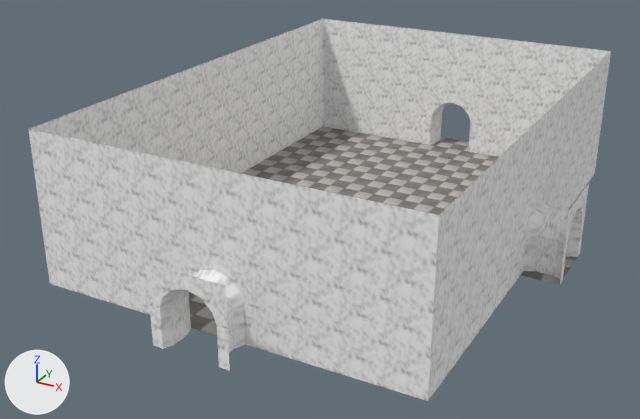
What one commit did to the glTF model assets/Art/Models/Room11.glb.
Camera for both pictures: a 50 mm lens placed at (-24.88, -69.7, 10.44), pointed at (-35.59, -50.24, 0.72). Arrows for +X, +Y and +Z are at lower left; the lights stay in place. The older version comes first. Where no turn or scale is listed for an object, it has been applied to the vertices. Vertices at exactly the same position are counted once.

Names of what the first picture shows: 'Room11Floor', 'Room11Walls'.
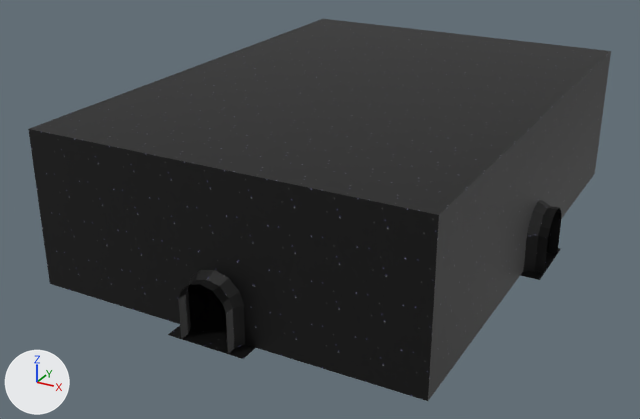
What differs and where, as boxes (x1, y1, x2, y2) in the pictures (640 x 419 px; the box of a moved part takes in the faces that stretch with it):
'Room11Walls', deleted
    before: (28, 19, 611, 401)
'Room11_Doorway4_Half2', added
    after: (28, 129, 439, 401)
'Room11_Floor_Floor8', added
    after: (29, 19, 611, 215)
'Room11_Walls_Wall42', added
    after: (428, 52, 611, 400)
'Room11Floor', reshaped (mostly hidden afterwards)
    before: (188, 126, 577, 336)
    after: (168, 248, 561, 359)
part 1 of me_mesh_024, added
    after: (168, 326, 255, 359)
part 2 of me_mesh_024, moved or reshaped (not visible afterwards)
    before: (431, 137, 469, 152)
part 3 of me_mesh_024, moved or reshaped
    before: (520, 256, 577, 285)
    after: (520, 248, 561, 280)
part 4 of me_mesh_024, recoloured
    before: (188, 126, 577, 336)
    after: (188, 248, 561, 339)

Diff of the bpy script that builds the scene:
```diff
--- a/assets/Art/Models/Room11.glb.py
+++ b/assets/Art/Models/Room11.glb.py
@@ mat_f3dlite_material @@
+mat_f3dlite_material = bpy.data.materials.new('f3dlite_material')
+# uses the picture img_stars
@@ mat_f3dlite_material_003 @@
+mat_f3dlite_material_003 = bpy.data.materials.new('f3dlite_material.003')
+# uses the picture img_stars
@@ mat_f3dlite_material_006 @@
+mat_f3dlite_material_006 = bpy.data.materials.new('f3dlite_material.006')
+# uses the picture img_stars
@@ mat_f3dlite_material_004 @@
+mat_f3dlite_material_004 = bpy.data.materials.new('f3dlite_material.004')
+# uses the picture img_stars
@@ me_mesh_024 @@
 # verts and faces of me_mesh_024; kept vertices keep their numbers, new ones are numbered from 171
-me_mesh_024.from_pydata(...)  # 171 vertices, 288 faces; spans x -40.0..-29.0, y -56.0..-41.0, z 0.0
+me_mesh_024.from_pydata(...)  # 174 vertices, 292 faces; spans x -40.0..-29.5, y -56.5..-41.5, z 0.0
+# me_mesh_024 part 1
+for new, old in zip([171, 172, 173], [72, 73, 74]): verts[new] = verts[old] + (0.0, -0.5, 0.0)
+faces += [(74, 171, 173), (72, 171, 74), (73, 173, 172), (73, 74, 173)]
+# me_mesh_024 part 2
+delete_vertices([168, 169, 170])  # with the faces that use them
+for new, old in zip([174, 175, 176], [84, 85, 86]): verts[new] = verts[old] + (0.0, 0.5, 0.0)
+faces += [(86, 176, 175), (85, 86, 175), (84, 174, 176), (84, 176, 86)]
+# me_mesh_024 part 3
+for i in [165, 166, 167]: verts[i] += (-0.5, 0.0, 0.0)
+# me_mesh_024 part 4: 284 faces spanning x -40.0..-29.5, y -56.0..-42.0, z 0.0 switch from mat_tiles to mat_f3dlite_material
@@ ob_room11walls @@
-ob_room11walls = bpy.data.objects.new('Room11Walls', me_mesh_025)
@@ ob_room11_walls_wall42 @@
+ob_room11_walls_wall42 = bpy.data.objects.new('Room11_Walls_Wall42', me_mesh_002)  # 100 vertices, 150 faces; spans x -30.0..-29.5, y -56.0..-42.0, z 0.0..4.0
+ob_room11_walls_wall42.location = (0.0, 0.0, 0.0)
@@ ob_room11_floor_floor8 @@
+ob_room11_floor_floor8 = bpy.data.objects.new('Room11_Floor_Floor8', me_mesh_005)  # 165 vertices, 280 faces; spans x -40.0..-30.0, y -56.0..-42.0, z 4.0
+ob_room11_floor_floor8.location = (0.0, 0.0, 0.0)
@@ ob_room11_doorway4_half2 @@
+ob_room11_doorway4_half2 = bpy.data.objects.new('Room11_Doorway4_Half2', me_mesh_003)  # 80 vertices, 118 faces; spans x -40.0..-30.0, y -56.5..-56.0, z 0.0..4.0
+ob_room11_doorway4_half2.location = (0.0, 0.0, 0.0)
```
